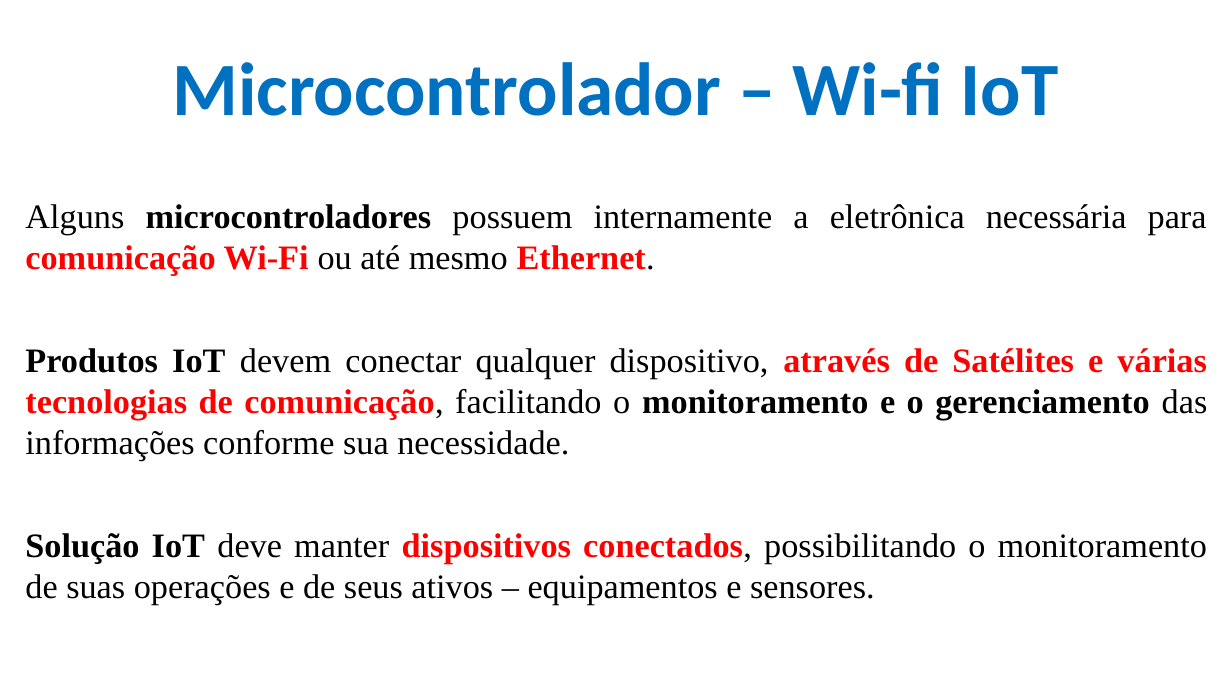
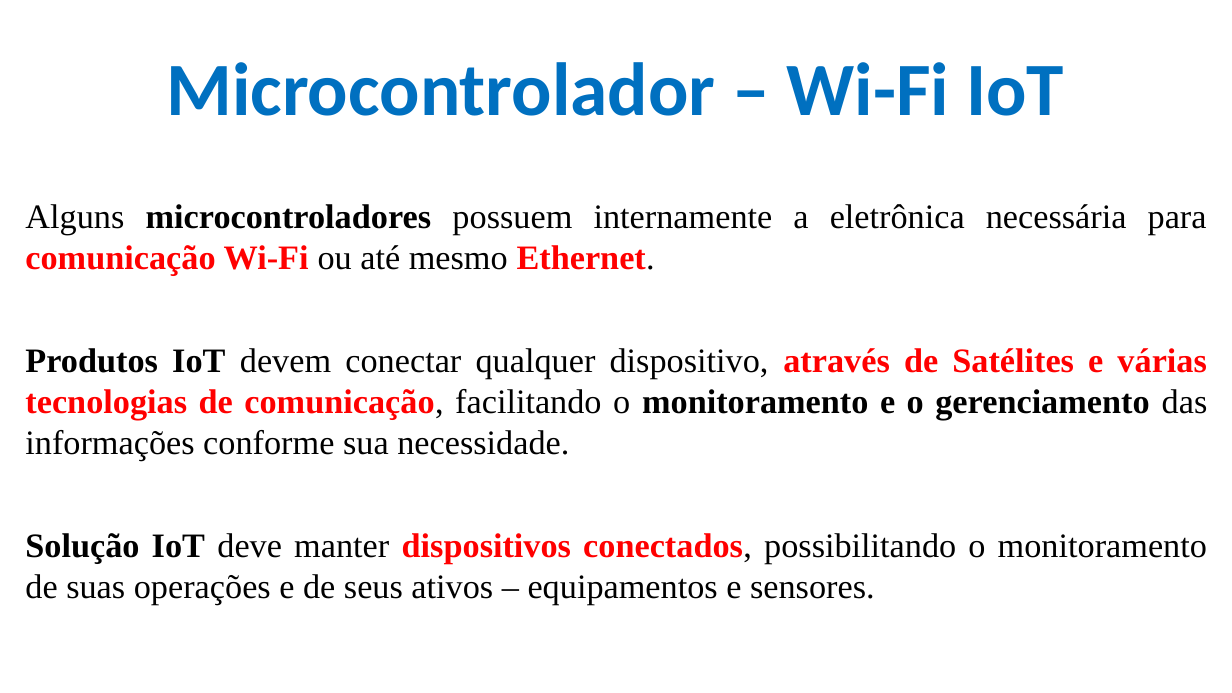
Before and after one commit to CloudEducationBrazil/WydenArea1ProgramacaoMicrocontroladores, a slide deck: slide 9 of 01 Classes/Aula 10 - Programação Microcontroladores - Projetos com Microcontroladores Boas Práticas e Wifi.pptx. Drawn at 1232x693 pixels with LibreOffice and Linux fonts; fonts in the diff are those of the drawing; background and template pictures are left out. Boxes give left, top, right and bottom in pixels: in the first picture for what was removed or moved away, otherwise in the second. Text is boxed around its words. In the diff, an @@ line names an element or a change of style, - is before the commit and + after.

Commit message:
Ajuste Microcontrolador 21/10/2024 2024.2

```diff
--- a/01 Classes/Aula 10 - Programação Microcontroladores - Projetos com Microcontroladores Boas Práticas e Wifi.pptx
+++ b/01 Classes/Aula 10 - Programação Microcontroladores - Projetos com Microcontroladores Boas Práticas e Wifi.pptx
@@ title at [166,62,1064,116]: text changed @@
-Microcontrolador – Wi-fi IoT
+Microcontrolador – Wi-Fi IoT
```
Also in this commit, not shown: 14 other files.
